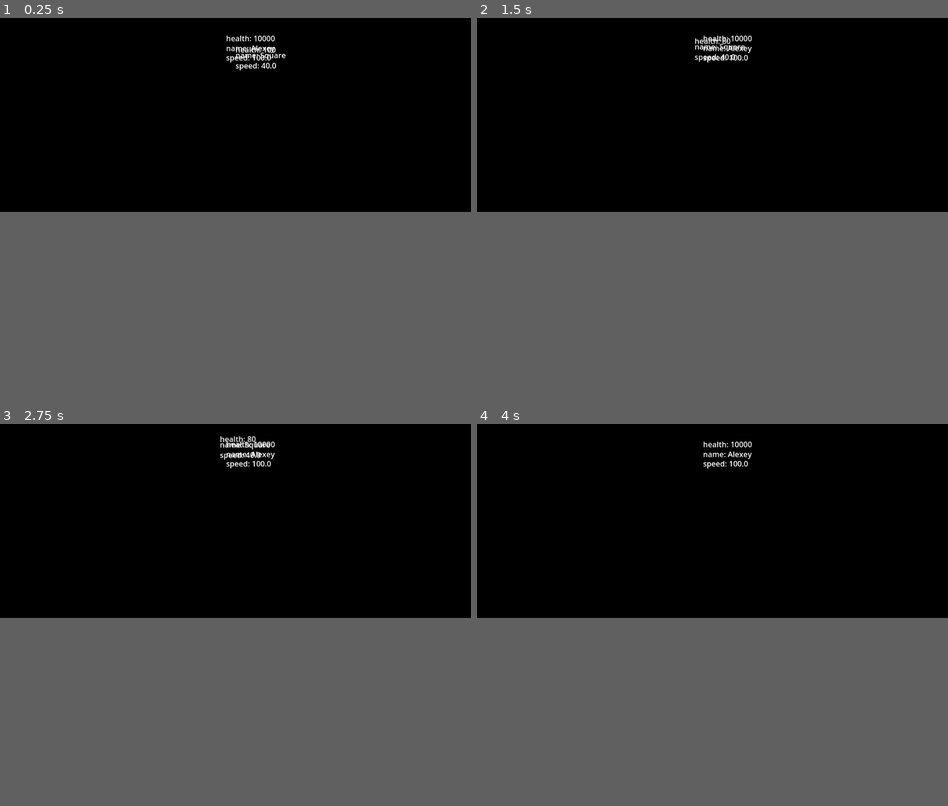
Above: before the commit, frames 1-4 (two rows, left to right).
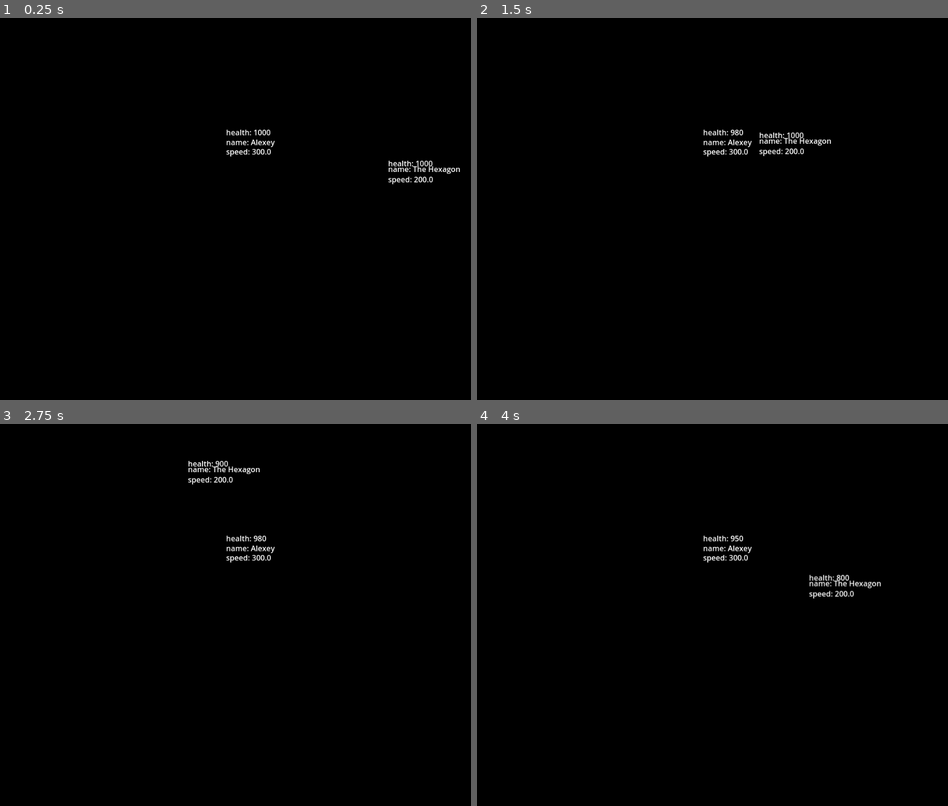
Above: after the commit, the same moments.

Repository: xxxxx-community/TheAihopGG-godot-wild-jam-80
Game: Godot game, scene res://scenes/objects/world/world.tscn
The game is run twice, just before and just after one commit, with the same random seed, the same clock (stepped at 60 frames per second) and the same inputs.
Inputs (mouse positions are in pixels of both pictures, inside the frame that each line leads up to):
- Up to frame 1 (0.25 s): no input
- Up to frame 2 (1.5 s): tap Enter at 0.5 s; move the mouse to (816, 56) at 0.52 s; hold D (move_right) 0.53-1.28 s; click (816, 56) at 0.6 s; move the mouse to (618, 86) at 1.27 s; hold Down (move_down) from 1.28 s (still down); tap 1 (select_weapon_1) at 1.35 s
- Up to frame 3 (2.75 s): click (141, 492) at 1.55 s; move the mouse to (outside the picture) at 2.02 s; release Down (move_down) at 2.03 s; hold D (move_right) from 2.03 s (still down); tap 2 (select_weapon_2) at 2.1 s; click (outside the picture) at 2.3 s
- Up to frame 4 (4 s): move the mouse to (688, 534) at 2.77 s; release D (move_right) at 2.78 s; hold Up (move_up) 2.78-3.53 s; tap 3 (select_weapon_3) at 2.85 s; click (688, 534) at 3.05 s; move the mouse to (853, 519) at 3.52 s; hold A (move_left) from 3.53 s (still down); click (853, 519) at 3.6 s
In our replay, the window is 800x480 before the commit and 800x800 after it. These sizes can differ from the game's own. Grey fills any space a smaller window leaves; there, only what the larger window draws over its background counts as a difference.

The runs differ from the first frame. In frame 1, 1.0% of the frame differs, in the area x 48-98%, y 4-44%; in frame 2, 1.0%; in frame 3, 1.0%; in frame 4, 0.9%.

Commit message:
feat: boss and many fixes

Diff:
--- a/project.godot
+++ b/project.godot
@@ -22,7 +22,7 @@
 [display]
 
 window/size/viewport_width=1000
-window/size/viewport_height=600
+window/size/viewport_height=1000
 
 [dotnet]
 
@@ -41,9 +41,9 @@
 
 [global_group]
 
-player=""
 character=""
 enemy=""
+player=""
 
 [input]
 
--- /dev/null
+++ b/scenes/characters/bosses/boss/boss.gd
@@ -0,0 +1,9 @@
+extends Enemy
+class_name Boss
+
+@export var is_final: bool = false
+
+func _on_health_component_died() -> void:
+	if is_final:
+		pass
+		# TODO: add end game
--- /dev/null
+++ b/scenes/characters/bosses/boss/boss.tscn
@@ -0,0 +1,19 @@
+[gd_scene load_steps=3 format=3 uid="uid://k4mpovajggoe"]
+
+[ext_resource type="PackedScene" uid="uid://dxspf3653vgjx" path="res://scenes/characters/enemies/enemy/enemy.tscn" id="1_xl2gy"]
+[ext_resource type="Script" uid="uid://oe4xpnm2avjx" path="res://scenes/characters/bosses/boss/boss.gd" id="2_0a61a"]
+
+[node name="Boss" instance=ExtResource("1_xl2gy")]
+script = ExtResource("2_0a61a")
+is_final = false
+enemy_type = 3
+character_name = "Boss"
+
+[node name="HealthComponent" parent="Components" index="0"]
+health = null
+max_health = null
+invulnerability_time = null
+health_replenish_is_enabled = null
+invulnerability_is_enabled = null
+
+[connection signal="died" from="Components/HealthComponent" to="." method="_on_health_component_died"]
--- /dev/null
+++ b/scenes/characters/bosses/hexagon_boss/hexagon_boss.gd
@@ -0,0 +1,44 @@
+extends Boss
+
+@export var shoot_time: float
+@export var spawn_enemy_time: float
+@export var update_total_point_time: float
+@export var shotgun_distance: float
+
+@onready var shoot_timer: Timer = get_node("%ShootTimer")
+@onready var update_total_point_timer: Timer = get_node("%UpdateTotalPointTimer")
+@onready var spawn_enemy_timer: Timer = get_node("%SpawnEnemyTimer")
+@onready var shotgun_weapon: Weapon = get_node("%ShotgunWeapon")
+@onready var boss_weapon: Weapon = get_node("%BossWeapon")
+@onready var player_weapon: Weapon = get_node("%PlayerWeapon")
+
+var total_point: Vector2
+
+func _ready():
+	super._ready()
+	shoot_timer.start(shoot_time)
+	spawn_enemy_timer.start(spawn_enemy_time)
+	update_total_point_timer.start(update_total_point_time)
+
+func _process(delta):
+	move_direction = (total_point - global_position).normalized()
+	super._process(delta)
+
+func _on_shoot_timer_timeout() -> void:
+	if global_position.distance_to(target.global_position) <= shotgun_distance:
+		shotgun_weapon._shoot(target.global_position - global_position, ["player"])
+	else:
+		boss_weapon._shoot(target.global_position - global_position, ["player"])
+
+func _on_update_total_point_timer_timeout() -> void:
+	total_point.x = randi_range(target.position.x / 10, target.position.x * 10)
+	total_point.y = randi_range(target.position.y / 10, target.position.y * 10)
+
+func _on_spawn_enemy_timer_timeout() -> void:
+	player_weapon._shoot(
+		Vector2(
+			randi_range(target.position.x / 10, target.position.x * 10),
+			randi_range(target.position.y / 10, target.position.y * 10)
+		),
+		[]
+	)
--- /dev/null
+++ b/scenes/characters/bosses/hexagon_boss/hexagon_boss.tscn
@@ -0,0 +1,65 @@
+[gd_scene load_steps=9 format=3 uid="uid://beao4wrilntaq"]
+
+[ext_resource type="PackedScene" uid="uid://k4mpovajggoe" path="res://scenes/characters/bosses/boss/boss.tscn" id="1_tbx04"]
+[ext_resource type="Script" uid="uid://ykmugh4bcxjb" path="res://scenes/characters/bosses/hexagon_boss/hexagon_boss.gd" id="2_1bw5v"]
+[ext_resource type="PackedScene" uid="uid://cu4i37gaoqilg" path="res://scenes/objects/weapons/boss_weapon/boss_weapon.tscn" id="3_nnhn5"]
+[ext_resource type="PackedScene" uid="uid://b8d4d5bi5pcvt" path="res://scenes/objects/weapons/shotgun_weapon/shotgun_weapon.tscn" id="4_pyybp"]
+[ext_resource type="PackedScene" uid="uid://c2iuod4ue6usr" path="res://scenes/objects/weapons/player_weapon/player_weapon.tscn" id="5_ch1g1"]
+[ext_resource type="PackedScene" uid="uid://d0ocvn6fboccr" path="res://scenes/objects/bullets/spawn_enemy_bullet/spawn_enemy_bullet.tscn" id="6_np4gv"]
+
+[sub_resource type="RectangleShape2D" id="RectangleShape2D_tbx04"]
+size = Vector2(92, 86)
+
+[sub_resource type="RectangleShape2D" id="RectangleShape2D_1bw5v"]
+size = Vector2(114, 108)
+
+[node name="HexagonBoss" instance=ExtResource("1_tbx04")]
+collision_mask = 1
+script = ExtResource("2_1bw5v")
+shoot_time = 1.0
+spawn_enemy_time = 1.0
+update_total_point_time = 3.0
+shotgun_distance = 400.0
+is_final = true
+collide_damage = 30
+collide_damage_duration = 1.0
+character_name = "The Hexagon"
+health = 1000
+max_health = 1000
+invulnerability_time = 0.1
+
+[node name="CollisionShape2D" parent="." index="1"]
+shape = SubResource("RectangleShape2D_tbx04")
+
+[node name="ShootTimer" type="Timer" parent="Timers" index="1"]
+unique_name_in_owner = true
+
+[node name="UpdateTotalPointTimer" type="Timer" parent="Timers" index="2"]
+unique_name_in_owner = true
+
+[node name="SpawnEnemyTimer" type="Timer" parent="Timers" index="3"]
+unique_name_in_owner = true
+
+[node name="CollisionShape2D" parent="AttackArea" index="0"]
+shape = SubResource("RectangleShape2D_1bw5v")
+
+[node name="Weapons" type="Node" parent="." index="7"]
+
+[node name="BossWeapon" parent="Weapons" index="0" node_paths=PackedStringArray("parent") instance=ExtResource("3_nnhn5")]
+unique_name_in_owner = true
+duration = 0.0
+parent = NodePath("../..")
+
+[node name="ShotgunWeapon" parent="Weapons" index="1" node_paths=PackedStringArray("parent") instance=ExtResource("4_pyybp")]
+unique_name_in_owner = true
+duration = 0.0
+parent = NodePath("../..")
+
+[node name="PlayerWeapon" parent="Weapons" index="2" node_paths=PackedStringArray("parent") instance=ExtResource("5_ch1g1")]
+unique_name_in_owner = true
+bullet = ExtResource("6_np4gv")
+parent = NodePath("../..")
+
+[connection signal="timeout" from="Timers/ShootTimer" to="." method="_on_shoot_timer_timeout"]
+[connection signal="timeout" from="Timers/UpdateTotalPointTimer" to="." method="_on_update_total_point_timer_timeout"]
+[connection signal="timeout" from="Timers/SpawnEnemyTimer" to="." method="_on_spawn_enemy_timer_timeout"]
--- a/scenes/characters/enemies/circle_enemy/circle_enemy.gd
+++ b/scenes/characters/enemies/circle_enemy/circle_enemy.gd
@@ -19,4 +19,4 @@
 	super._process(delta)
 
 func _on_shoot_timer_timeout() -> void:
-	circle_weapon._shoot((target.global_position - global_position).normalized(), ["player"])
+	circle_weapon._shoot(target.global_position - global_position, ["player"])
--- a/scenes/characters/enemies/enemy/enemy.gd
+++ b/scenes/characters/enemies/enemy/enemy.gd
@@ -10,7 +10,6 @@
 @onready var attack_area: Area2D = get_node("%AttackArea")
 
 var total_target: Character
-
 func is_target(body: Node2D) -> bool:
 	for group in target.get_groups():
 		if not body.is_in_group(group):
--- a/scenes/characters/enemies/enemy/enemy.tscn
+++ b/scenes/characters/enemies/enemy/enemy.tscn
@@ -5,6 +5,7 @@
 
 [node name="Enemy" groups=["enemy"] instance=ExtResource("1_8ucer")]
 collision_layer = 6
+collision_mask = 0
 script = ExtResource("2_gkyfy")
 collide_damage = 10
 collide_damage_duration = 2.0
@@ -19,6 +20,13 @@
 unique_name_in_owner = true
 one_shot = true
 
+[node name="HealthComponent" parent="Components" index="0"]
+health = null
+max_health = null
+invulnerability_time = null
+health_replenish_is_enabled = null
+invulnerability_is_enabled = null
+
 [node name="AttackArea" type="Area2D" parent="." index="6"]
 unique_name_in_owner = true
 collision_layer = 0
--- a/scenes/characters/enemies/square_enemy/square_enemy.gd
+++ b/scenes/characters/enemies/square_enemy/square_enemy.gd
@@ -14,4 +14,4 @@
 	super._process(delta)
 
 func _on_shoot_timer_timeout() -> void:
-	square_enemy_weapon._shoot((target.global_position - global_position).normalized(), ["player"])
+	square_enemy_weapon._shoot(target.global_position - global_position, ["player"])
--- a/scenes/characters/enemies/triangle_enemy/triangle_enemy.tscn
+++ b/scenes/characters/enemies/triangle_enemy/triangle_enemy.tscn
@@ -18,5 +18,12 @@
 [node name="CollisionShape2D" parent="." index="1"]
 shape = SubResource("RectangleShape2D_wiw6w")
 
+[node name="HealthComponent" parent="Components" index="0"]
+health = null
+max_health = null
+invulnerability_time = null
+health_replenish_is_enabled = null
+invulnerability_is_enabled = null
+
 [node name="CollisionShape2D" parent="AttackArea" index="0"]
 shape = SubResource("CircleShape2D_wiw6w")
--- a/scenes/characters/player/player.gd
+++ b/scenes/characters/player/player.gd
@@ -19,7 +19,9 @@
 func _process(delta: float) -> void:
 	move_direction = Input.get_vector("move_left", "move_right", "move_up", "move_down")
 	if Input.is_action_just_pressed("shoot"):
+		print(1)
 		if weapons:
+			print(1)
 			weapons[total_weapon_index]._shoot((get_global_mouse_position() - global_position).normalized(), ["enemy"])
 	if Input.is_action_just_pressed("select_weapon_1"):
 		total_weapon_index = 0
--- a/scenes/characters/player/player.tscn
+++ b/scenes/characters/player/player.tscn
@@ -14,7 +14,7 @@
 weapons = [NodePath("Weapons/PlayerWeapon"), NodePath("Weapons/LaserWeapon")]
 default_weapon_index = 0
 character_name = "Alexey"
-speed = 100.0
+speed = 300.0
 health = 100
 max_health = 100
 invulnerability_time = 1.0
--- a/scenes/objects/bullets/bullet/bullet.gd
+++ b/scenes/objects/bullets/bullet/bullet.gd
@@ -13,12 +13,14 @@
 var move_direction: Vector2
 var target_groups: Array[String]
 var parent: Character
+var target_vector: Vector2
 
 signal lifetime_expired()
 signal hit(character: Character)
 
-func _setup(_move_direction: Vector2, _target_groups: Array[String], _parent: Character):
-	move_direction = _move_direction
+func _setup(_parent: Character, _target_vector: Vector2, _target_groups: Array[String]):
+	target_vector = _target_vector
+	move_direction = _target_vector.normalized()
 	target_groups = _target_groups
 	parent = _parent
 
--- /dev/null
+++ b/scenes/objects/bullets/spawn_enemy_bullet/spawn_enemy_bullet.gd
@@ -0,0 +1,16 @@
+extends Bullet
+
+@export var enemy: PackedScene
+@export var spawn_enemy_time: float
+
+func _process(_delta):
+	move_direction = (target_vector - global_position).normalized()
+	velocity = speed * move_direction
+	move_and_slide()
+
+func _on_lifetime_expired() -> void:
+	var enemy_instance: Enemy = enemy.instantiate()
+	enemy_instance.target = GlobalVars.player
+	enemy_instance.global_position = global_position
+	GlobalVars.world.characters.add_child(enemy_instance)
+	queue_free()
--- /dev/null
+++ b/scenes/objects/bullets/spawn_enemy_bullet/spawn_enemy_bullet.tscn
@@ -0,0 +1,23 @@
+[gd_scene load_steps=5 format=3 uid="uid://d0ocvn6fboccr"]
+
+[ext_resource type="PackedScene" uid="uid://cxecsqpalmkf4" path="res://scenes/objects/bullets/bullet/bullet.tscn" id="1_5d3hy"]
+[ext_resource type="Script" uid="uid://b5dt1xxqu1yjn" path="res://scenes/objects/bullets/spawn_enemy_bullet/spawn_enemy_bullet.gd" id="2_sx713"]
+[ext_resource type="PackedScene" uid="uid://kpln1pmgk62q" path="res://scenes/characters/enemies/triangle_enemy/triangle_enemy.tscn" id="3_ds60u"]
+
+[sub_resource type="CircleShape2D" id="CircleShape2D_ds60u"]
+radius = 7.07107
+
+[node name="SpawnEnemyBullet" instance=ExtResource("1_5d3hy")]
+script = ExtResource("2_sx713")
+enemy = ExtResource("3_ds60u")
+spawn_enemy_time = 0.1
+lifetime = 1.0
+delete_after_hit = false
+
+[node name="AttackArea" parent="." index="0"]
+collision_mask = 0
+
+[node name="CollisionShape2D" parent="AttackArea" index="0"]
+shape = SubResource("CircleShape2D_ds60u")
+
+[connection signal="lifetime_expired" from="." to="." method="_on_lifetime_expired"]
--- a/scenes/objects/bullets/square_enemy_bullet/square_enemy_bullet.tscn
+++ b/scenes/objects/bullets/square_enemy_bullet/square_enemy_bullet.tscn
@@ -5,6 +5,7 @@
 [sub_resource type="CircleShape2D" id="CircleShape2D_2mu6v"]
 
 [node name="SquareEnemyBullet" instance=ExtResource("1_2mu6v")]
+speed = 300.0
 damage = 20
 
 [node name="CollisionShape2D" parent="AttackArea" index="0"]
--- /dev/null
+++ b/scenes/objects/weapons/boss_weapon/boss_weapon.gd
@@ -0,0 +1,12 @@
+extends Weapon
+
+@export var count: int
+
+func get_shoot_vectors(target_vector: Vector2) -> Array[Vector2]:
+	var vectors: Array[Vector2]
+	var angle = rad_to_deg(int(360 / float(count)))
+	var current_angle: float = rad_to_deg(target_vector.normalized().angle())
+	for i in range(count):
+		vectors.append(Vector2.from_angle(deg_to_rad(current_angle)) * target_vector.length())
+		current_angle += angle
+	return vectors
--- /dev/null
+++ b/scenes/objects/weapons/boss_weapon/boss_weapon.tscn
@@ -0,0 +1,11 @@
+[gd_scene load_steps=4 format=3 uid="uid://cu4i37gaoqilg"]
+
+[ext_resource type="PackedScene" uid="uid://cmf2avpjyp04f" path="res://scenes/objects/weapons/weapon/weapon.tscn" id="1_3akvx"]
+[ext_resource type="Script" uid="uid://b8w72tp6v8uwx" path="res://scenes/objects/weapons/boss_weapon/boss_weapon.gd" id="2_era6w"]
+[ext_resource type="PackedScene" uid="uid://6byno0c33i7s" path="res://scenes/objects/bullets/square_enemy_bullet/square_enemy_bullet.tscn" id="3_frfb5"]
+
+[node name="BossWeapon" instance=ExtResource("1_3akvx")]
+script = ExtResource("2_era6w")
+count = 40
+bullet = ExtResource("3_frfb5")
+duration = 3.0
--- a/scenes/objects/weapons/circle_weapon/circle_weapon.gd
+++ b/scenes/objects/weapons/circle_weapon/circle_weapon.gd
@@ -1,6 +1,6 @@
 extends Weapon
 
-func get_shoot_directions(target_vector: Vector2) -> Array[Vector2]:
+func get_shoot_vectors(target_vector: Vector2) -> Array[Vector2]:
 	return [
 		target_vector,
 		Vector2(-target_vector.x, -target_vector.y),
--- /dev/null
+++ b/scenes/objects/weapons/shotgun_weapon/shotgun_weapon.gd
@@ -0,0 +1,12 @@
+extends Weapon
+
+@export var count: int
+@export var shoot_angle: int
+
+func get_shoot_vectors(target_vector: Vector2) -> Array[Vector2]:
+	var vectors: Array[Vector2]
+	var target_vector_angle: float = rad_to_deg(target_vector.normalized().angle())
+	for i in range(count):
+		var deg = randi_range(target_vector_angle - (shoot_angle / 2), target_vector_angle + (shoot_angle / 2))
+		vectors.append(Vector2.from_angle(deg_to_rad(deg)) * target_vector.length())
+	return vectors
--- /dev/null
+++ b/scenes/objects/weapons/shotgun_weapon/shotgun_weapon.tscn
@@ -0,0 +1,12 @@
+[gd_scene load_steps=4 format=3 uid="uid://b8d4d5bi5pcvt"]
+
+[ext_resource type="PackedScene" uid="uid://cmf2avpjyp04f" path="res://scenes/objects/weapons/weapon/weapon.tscn" id="1_k7xrk"]
+[ext_resource type="Script" uid="uid://dver5g68cqmfo" path="res://scenes/objects/weapons/shotgun_weapon/shotgun_weapon.gd" id="2_bf8c4"]
+[ext_resource type="PackedScene" uid="uid://6byno0c33i7s" path="res://scenes/objects/bullets/square_enemy_bullet/square_enemy_bullet.tscn" id="3_ea6jp"]
+
+[node name="ShotgunWeapon" instance=ExtResource("1_k7xrk")]
+script = ExtResource("2_bf8c4")
+count = 6
+shoot_angle = 30
+bullet = ExtResource("3_ea6jp")
+duration = 3.0
--- a/scenes/objects/weapons/weapon/weapon.gd
+++ b/scenes/objects/weapons/weapon/weapon.gd
@@ -12,14 +12,14 @@
 func _ready():
 	assert(bullet)
 
-func get_shoot_directions(target_vector: Vector2) -> Array[Vector2]:
+func get_shoot_vectors(target_vector: Vector2) -> Array[Vector2]:
 	return [target_vector]
 
-func _shoot(target_direction: Vector2, target_groups: Array[String]):
+func _shoot(target_vector: Vector2, target_groups: Array[String]):
 	if can_shoot and parent.attack_is_enabled:
-		for direction in get_shoot_directions(target_direction):
-			var bullet_instance = bullet.instantiate()
-			bullet_instance._setup(direction, target_groups, parent)
+		for vector in get_shoot_vectors(target_vector):
+			var bullet_instance: Bullet = bullet.instantiate()
+			bullet_instance._setup(parent, vector, target_groups)
 			add_child(bullet_instance)
 		can_shoot = false
 		duration_timer.start(duration)
--- a/scenes/objects/world/world.gd
+++ b/scenes/objects/world/world.gd
@@ -3,6 +3,7 @@
 
 @export var world_size: Vector2
 
+@onready var characters: Node = get_node("Characters")
 @onready var world_borders: WorldBorders = get_node("%WorldBorders")
 
 func _ready():
--- a/scenes/objects/world/world.tscn
+++ b/scenes/objects/world/world.tscn
@@ -3,7 +3,7 @@
 [ext_resource type="Script" uid="uid://8n87xxfrg1wu" path="res://scenes/objects/world/world.gd" id="1_gmxm5"]
 [ext_resource type="PackedScene" uid="uid://5bh1m3ruoeml" path="res://scenes/objects/world_borders/world_borders.tscn" id="3_3kq53"]
 [ext_resource type="PackedScene" uid="uid://dy3tbnu1cbd80" path="res://scenes/characters/player/player.tscn" id="3_neq0c"]
-[ext_resource type="PackedScene" uid="uid://bwulfswkp185v" path="res://scenes/characters/enemies/square_enemy/square_enemy.tscn" id="5_a5r84"]
+[ext_resource type="PackedScene" uid="uid://beao4wrilntaq" path="res://scenes/characters/bosses/hexagon_boss/hexagon_boss.tscn" id="4_neq0c"]
 
 [node name="World" type="Node2D"]
 script = ExtResource("1_gmxm5")
@@ -15,9 +15,12 @@
 
 [node name="Characters" type="Node" parent="."]
 
-[node name="SquareEnemy2" parent="Characters" node_paths=PackedStringArray("target") instance=ExtResource("5_a5r84")]
+[node name="HexagonBoss" parent="Characters" node_paths=PackedStringArray("target") instance=ExtResource("4_neq0c")]
+spawn_enemy_time = 3.0
 target = NodePath("../Player")
+speed = 200.0
 
 [node name="Player" parent="Characters" instance=ExtResource("3_neq0c")]
-health = 10000
-max_health = 10000
+position = Vector2(-324, -42)
+health = 1000
+max_health = 1000
Not shown, added: scenes/characters/bosses/boss/boss.gd.uid
Not shown, added: scenes/characters/bosses/hexagon_boss/hexagon_boss.gd.uid
Not shown, added: scenes/objects/bullets/spawn_enemy_bullet/spawn_enemy_bullet.gd.uid
Not shown, added: scenes/objects/weapons/boss_weapon/boss_weapon.gd.uid
Not shown, added: scenes/objects/weapons/shotgun_weapon/shotgun_weapon.gd.uid
